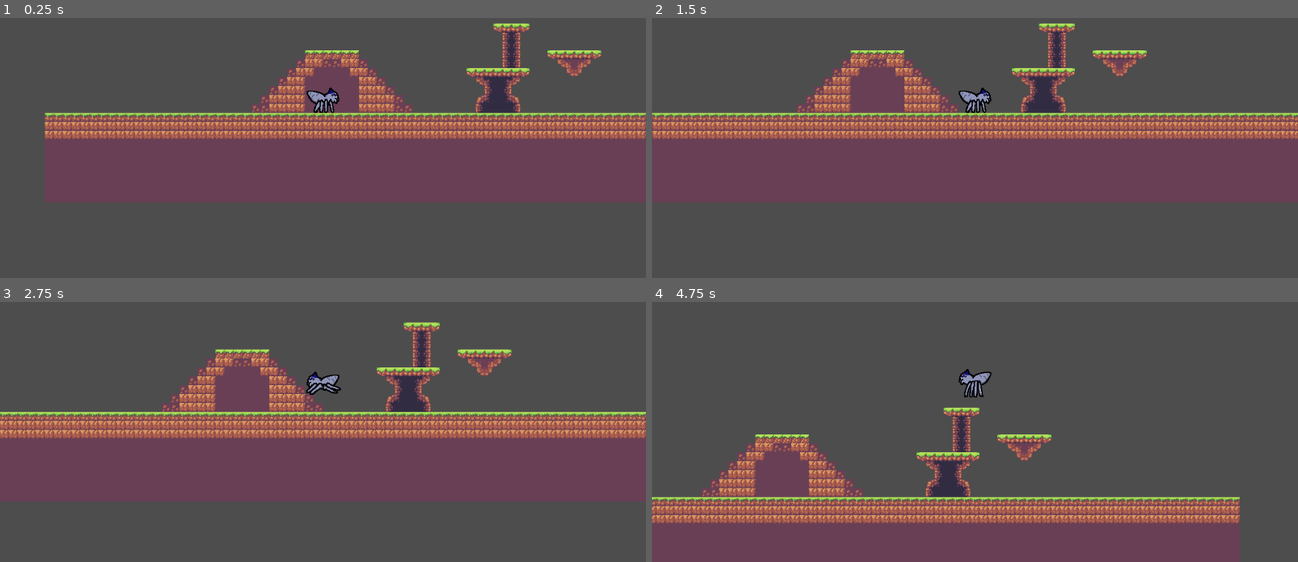
Above: before the commit, frames 1-4 (two rows, left to right).
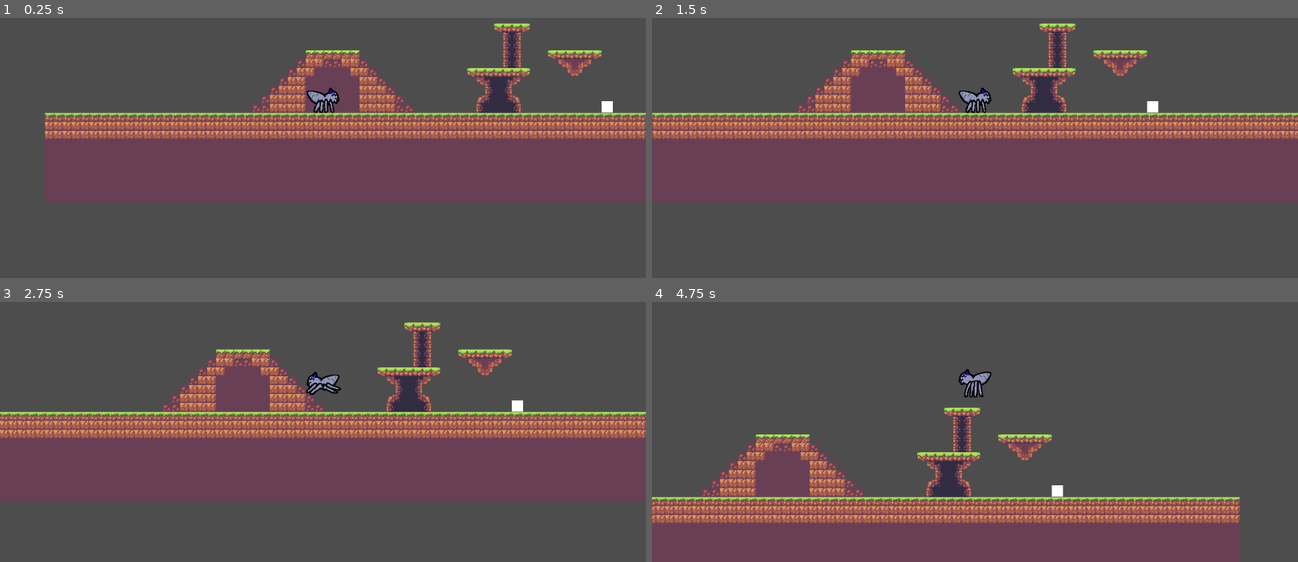
Above: after the commit, the same moments.

Repository: elijahzins/2DPlatfomer
Game: Godot game, scene res://player.tscn
Two runs of this game, one before a commit and one after it. Both use one fixed random seed, a clock stepped at 60 frames per second and the inputs below.
Inputs:
- Up to frame 1 (0.25 s): no input
- Up to frame 2 (1.5 s): tap Enter (ui_accept) at 0.5, 0.6, 0.77, 1.07, 1.35 s; hold Right (ui_right) from 0.53 s (still down)
- Up to frame 3 (2.75 s): tap Enter (ui_accept) at 1.52, 1.82, 2.1 s; release Right (ui_right) at 2.03 s; hold Left (ui_left) from 2.03 s (still down)
- Up to frame 4 (4.75 s): release Left (ui_left) at 2.78 s; hold Right (ui_right) 2.78-4.28 s; tap Enter (ui_accept) at 2.85, 3.02, 3.32, 3.6, 3.77, 4.07, 4.35, 4.52 s; hold Left (ui_left) from 4.28 s (still down)

The runs differ from the first frame. In frame 1, 1.2% of the frame differs, in the area x 39-95%, y 2-37%; in frame 2, 1.2%; in frame 3, 1.2%; in frame 4, 1.3%, in the area x 7-64%, y 40-75%.

Commit message:
Added enemies and interactions between enemies and players

Diff:
--- /dev/null
+++ b/enemy.gd
@@ -0,0 +1,18 @@
+extends RigidBody2D
+
+func _ready():
+	pass
+
+func _process(delta):
+	pass
+
+func _on_area_2d_body_entered(body: Node2D) -> void:
+	if (body.name == "player1"):
+		var y_delta = position.y - body.position.y
+		if (y_delta > 30):
+			print("Enemy killed")
+			queue_free()
+			body.jump()
+		else:
+			print("Decrease player health")
+			get_tree().reload_current_scene()
--- /dev/null
+++ b/enemy.tscn
@@ -0,0 +1,31 @@
+[gd_scene load_steps=5 format=3 uid="uid://be2b6lgn72kb4"]
+
+[ext_resource type="Script" uid="uid://cgvfu6jmc0ix4" path="res://enemy.gd" id="1_7k104"]
+
+[sub_resource type="CanvasTexture" id="CanvasTexture_7k104"]
+
+[sub_resource type="RectangleShape2D" id="RectangleShape2D_4gyqm"]
+
+[sub_resource type="RectangleShape2D" id="RectangleShape2D_7k104"]
+size = Vector2(22, 21)
+
+[node name="enemy" type="RigidBody2D"]
+gravity_scale = 0.0
+script = ExtResource("1_7k104")
+
+[node name="Sprite2D" type="Sprite2D" parent="."]
+position = Vector2(4.7683716e-07, 4.7683716e-07)
+scale = Vector2(20, 20)
+texture = SubResource("CanvasTexture_7k104")
+
+[node name="CollisionShape2D" type="CollisionShape2D" parent="."]
+shape = SubResource("RectangleShape2D_4gyqm")
+
+[node name="Area2D" type="Area2D" parent="."]
+
+[node name="CollisionShape2D" type="CollisionShape2D" parent="Area2D"]
+position = Vector2(0, -0.5)
+shape = SubResource("RectangleShape2D_7k104")
+
+[connection signal="body_entered" from="Area2D" to="." method="_on_area_2d_body_entered"]
+[connection signal="body_shape_entered" from="Area2D" to="." method="_on_area_2d_body_shape_entered"]
--- a/player.tscn
+++ b/player.tscn
@@ -8,10 +8,11 @@
 [ext_resource type="Texture2D" uid="uid://blpn2f732kijq" path="res://spike/spikeJumpReady.png" id="5_b26j0"]
 [ext_resource type="Texture2D" uid="uid://4pedbhelfsyd" path="res://spike/spikeStand2.png" id="5_dw050"]
 [ext_resource type="Texture2D" uid="uid://bgbglfmxufei6" path="res://spike/spikeWalk2.png" id="6_b26j0"]
-[ext_resource type="TileSet" uid="uid://deel1fjhxdols" path="res://tileset.tres" id="9_b26j0"]
+[ext_resource type="TileSet" uid="uid://buwfw0waydghm" path="res://tileset.tres" id="9_b26j0"]
+[ext_resource type="PackedScene" uid="uid://be2b6lgn72kb4" path="res://enemy.tscn" id="10_n7ghd"]
 
 [sub_resource type="RectangleShape2D" id="RectangleShape2D_vonw3"]
-size = Vector2(32, 32)
+size = Vector2(32, 22.666668)
 
 [sub_resource type="SpriteFrames" id="SpriteFrames_n7ghd"]
 animations = [{
@@ -114,13 +115,14 @@
 }]
 
 [node name="level" type="Node2D"]
+position = Vector2(0, -2)
 
-[node name="player1" type="CharacterBody2D" parent="."]
+[node name="player1" type="CharacterBody2D" parent="." groups=["player"]]
 disable_mode = 2
 script = ExtResource("1_onrkg")
 
 [node name="CollisionShape2D" type="CollisionShape2D" parent="player1"]
-position = Vector2(-9.536743e-07, 0)
+position = Vector2(-9.536743e-07, 8.4)
 scale = Vector2(1.8, 1.8)
 shape = SubResource("RectangleShape2D_vonw3")
 
@@ -140,5 +142,9 @@
 
 [node name="TileMapLayer2" type="TileMapLayer" parent="Tilemap"]
 z_index = -1
+position = Vector2(1, 0)
 tile_map_data = PackedByteArray("AAD9//z/AAAHAAcAAAD9//3/AAAHAAEAAAD9//7/AAAHAAEAAAD9////AAAHAAEAAAD9/wAAAAAHAAEAAAD9/w …(2048 unchanged characters)…
 tile_set = ExtResource("9_b26j0")
+
+[node name="enemy" parent="." instance=ExtResource("10_n7ghd")]
+position = Vector2(507, 21)
--- a/player_1.gd
+++ b/player_1.gd
@@ -7,6 +7,9 @@
 @onready var playerSprite = $AnimatedSprite2D
 var stopped = 0
 var is_grounded
+
+func jump():
+	velocity.y = JUMP_FORCE
 
 func _physics_process(delta):
 	# Apply gravity
Not shown, added: enemy.gd.uid
Not shown: 1 places in player.tscn that only renumber resources
Not shown: 1 places in tileset.tres that only renumber resources
